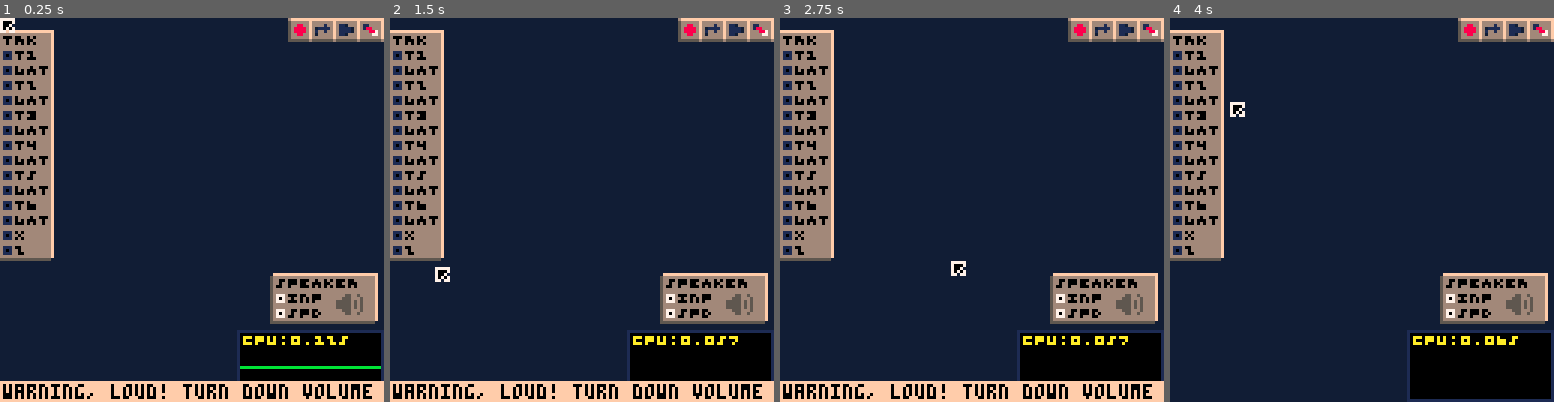
Above: before the commit, frames 1-4 (left to right).
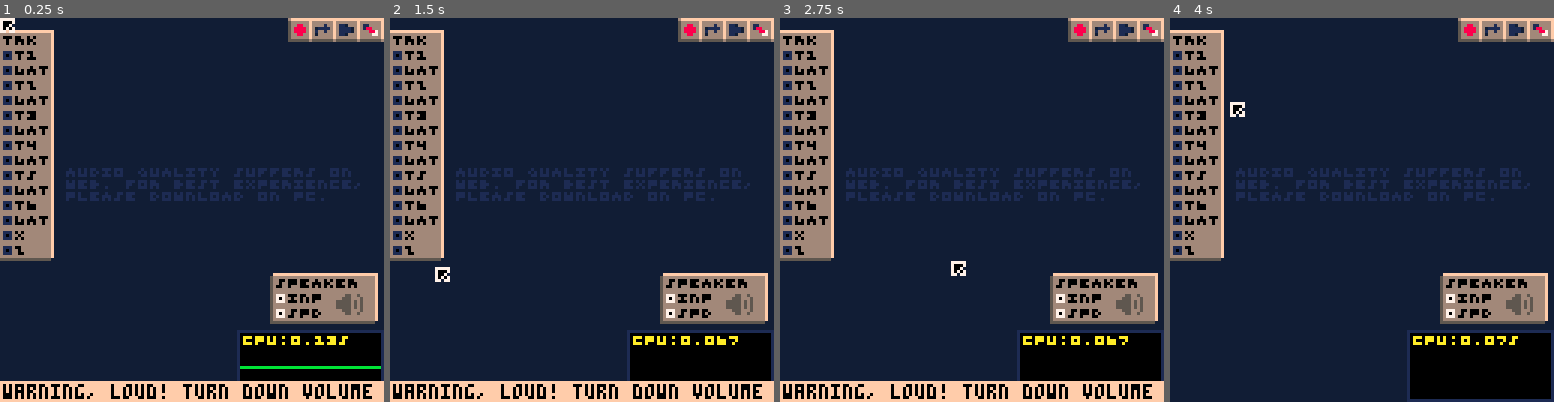
Above: after the commit, the same moments.

Repository: waporwave2/WWModular
Game: PICO-8 cartridge wwmodular.p8
Same seed, same stepped clock (60 frames per second), same inputs: the game is played once before the commit and once after it.
Inputs (mouse positions are in pixels of both pictures, inside the frame that each line leads up to):
- Up to frame 1 (0.25 s): no input
- Up to frame 2 (1.5 s): tap X (X key) at 0.33, 1.07 s; click (670, 121) at 0.67 s; tap O (Z key) at 0.7 s; click (436, 267) at 1.22 s
- Up to frame 3 (2.75 s): hold Right 1.6-2.1 s; tap O (Z key) at 1.7, 2.1, 2.5 s; click (887, 114) at 1.77 s; tap X (X key) at 1.85 s; hold Up 2.15-2.42 s; click (952, 259) at 2.32 s; hold Right from 2.47 s (still down)
- Up to frame 4 (4 s): click (1404, 106) at 2.87 s; tap O (Z key) at 2.9, 3.3, 3.7 s; tap X (X key) at 2.97 s; release Right at 3.03 s; hold Left 3.08-3.58 s; click (1465, 256) at 3.42 s; hold Down 3.63-3.97 s; click (1231, 102) at 3.97 s

The runs differ from the first frame. In frame 1, 2.4% of the frame differs, in the area x 17-94%, y 39-86%; in frame 2, 2.4%; in frame 3, 2.4%; in frame 4, 2.4%.

Commit message:
8 sample slots, more examples, web version text

Diff:
--- a/dev.lua
+++ b/dev.lua
@@ -1,3 +1,5 @@
--- dev=true
-dev_palpersist=true
+dev=false
+dev_palpersist=dev
 dev_visualdebug=dev
+
+web_version=true
--- a/draw.lua
+++ b/draw.lua
@@ -4,6 +4,9 @@
   if not tracker_mode then
     --module mode
     cls(1)
+    if web_version then
+      ?"audio quality suffers on\nweb. for best experience,\nplease download on pc.",22,50,6
+    end
     --osc
     rectfill(80,105,126,126,0)
     if hqmode then
--- a/main.lua
+++ b/main.lua
@@ -16,7 +16,7 @@
 --conid: which port on con we're interacting with
 local selectedmod,conid,concol,conin,   con,held=unpacksplit"-1,0,3,1"
 local rcpx,rcpy,anchorx,anchory=unpacksplit"0,0,0,0"
-local samples=split"~,~,~,~"
+local samples=split"~,~,~,~,~,~,~,~"
 -- io_override: custom module interaction
 -- hqmode: performance mode for rendering
 -- speaker/leftbar: references to specific modules
--- a/modules.lua
+++ b/modules.lua
@@ -420,7 +420,7 @@
   oldgat=0,
   step=function(self)
     local lup=mem[self.lup]
-    local n=mid(1,#samples,flr(((mem[self.smp]+1)*(#samples-1))/2+1))
+    local n=mid(1,#samples,flr(((mem[self.smp]+1)*(#samples))/2)+1)
     local sm=samples[n]
     local gat=mem[self.gat]
     if n!=self.n then
--- a/save.lua
+++ b/save.lua
@@ -37,7 +37,7 @@
   if $0x4300==0x3230.6d77 then --wm02
     import_state,samplesel,pg,trkp,selectedmod,   playing,held,con,rcmenu,rcfunc,leftbar,speaker=unpacksplit"1,1,1,0,-1"
     modules,wires,pgtrg,page,mem={},{},{},{},{[0]=0}
-    samples=split"~,~,~,~"
+    samples=split"~,~,~,~,~,~,~,~"
 
     local ln=""
     while stat(120) do
Not shown, changed: examples/sampled_drums_example.p8l
Not shown, added: examples/sampled_instrument_example.p8l
Not shown, added: examples/sampler_example.p8l
Not shown, added: samples/HOWTO.txt
Not shown, changed: README.md
